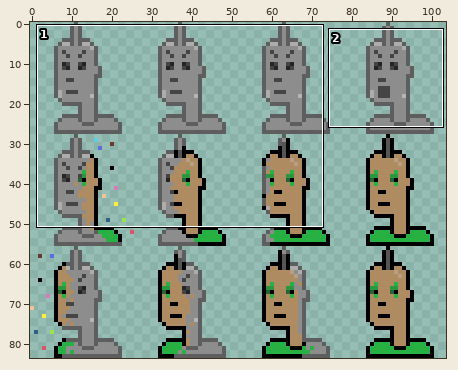
Edited in one commit: sprite sheet (public/sprites/1327/punk9007-all-sheet.png). The picture above shows the old version from afar; the outline marks the close-up.
Close-up. Before the commit:
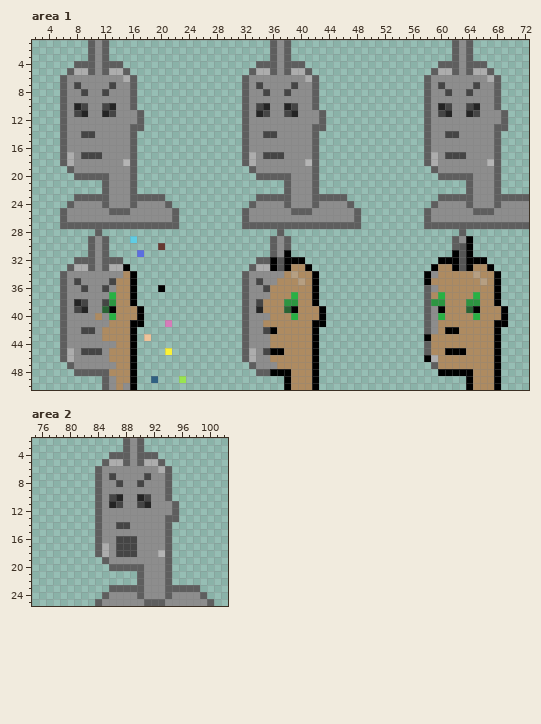
The file is 104x84 pixels. Colours within 5 levels of each other are drawn and written as one. Shown: area 1: x 2..72, y 1..50; area 2: x 75..102, y 2..25. The commit also changed other parts of the picture, which this record leaves out.
After:
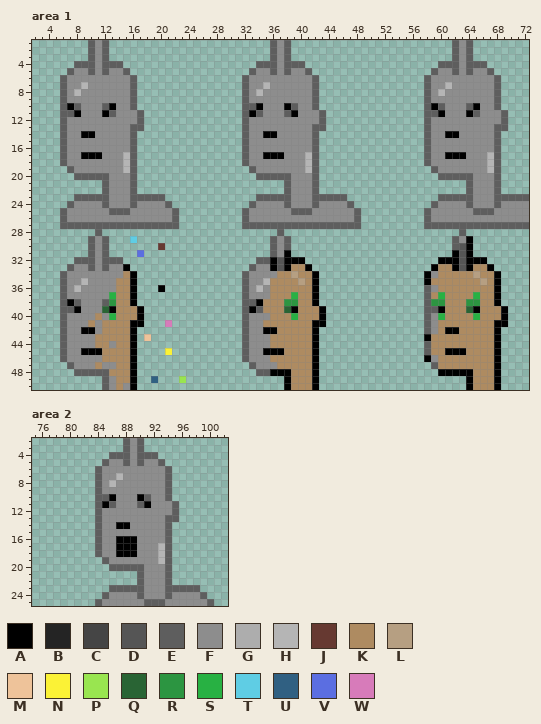
Palette (. is transparent): A #000000  B #242424  C #454545  D #555555  E #5e5e5e  F #8d8d8d  G #adadad  H #b5b5b5  J #663931  K #ae8b61  L #b69f82  M #eec39a  N #fbf236  P #99e550  Q #296434  R #2c9541  S #28b143  T #5fcde4  U #306082  V #5b6ee1  W #d77bba
Difference:
Area 1:
y 5: x 8..9 GG -> FF; x 13..14 GG -> FF; x 34..35 GG -> FF; x 39..40 GG -> FF; x 60..61 GG -> FF; x 65..66 GG -> FF
y 6: x 15 G -> F; x 41 G -> F; x 67 G -> F
y 7: x 8..9 CF -> FH; x 13 C -> F; x 34..35 CF -> FH; x 39 C -> F; x 60..61 CF -> FH; x 65 C -> F
y 8: x 8..9 FC -> HF; x 12 C -> F; x 34..35 FC -> HF; x 38 C -> F; x 60..61 FC -> HF; x 64 C -> F
y 10: x 7..9 FBC -> AEF; x 12..13 CB -> EA; x 33..35 FCB -> EAF; x 38..39 BC -> AE; x 59..61 FBC -> AEF; x 64..65 CB -> EA
y 11: x 7..9 FCB -> EAF; x 12..13 BC -> AE; x 33..35 FBC -> AEF; x 38..39 CB -> EA; x 59..61 FCB -> EAF; x 64..65 BC -> AE
y 14: x 9..10 CC -> AA; x 35..36 CC -> AA; x 61..62 CC -> AA
y 17: x 7 G -> F; x 9..11 CCC -> AAA; x 15 F -> H; x 33 G -> F; x 35..37 CCC -> AAA; x 41 F -> H; x 59 G -> F; x 61..63 CCC -> AAA; x 67 F -> H
y 18: x 7 G -> F; x 33 G -> F; x 59 G -> F
y 19: x 15 F -> H; x 41 F -> H; x 67 F -> H
y 33: x 8..9 GG -> FF; x 13..14 GG -> FF; x 34..35 GG -> FF
y 34: x 37 F -> K
y 35: x 8..9 CF -> FH; x 13 C -> F; x 34..36 CFF -> FHK
y 36: x 8..9 FC -> HF; x 12 C -> F; x 34..35 FC -> HF
y 38: x 7..9 FBC -> AEF; x 12 C -> E; x 33..34 FC -> EA
y 39: x 7..9 FCB -> EAF; x 33..34 FB -> AE; x 59 F -> E
y 41: x 10 F -> K; x 12 F -> K
y 42: x 9..10 CC -> AA; x 35 C -> A
y 43: x 11 F -> K
y 44: x 11..12 FF -> KK
y 45: x 7 G -> F; x 9..12 CCCF -> AAAK; x 33 G -> F; x 35 C -> A
y 46: x 7 G -> F; x 12 F -> K; x 33 G -> F; x 59 G -> F
y 47: x 11 F -> K
Area 2:
y 5: x 86..87 GG -> FF; x 91..92 GG -> FF
y 6: x 93 G -> F
y 7: x 86..87 CF -> FH; x 91 C -> F
y 8: x 86..87 FC -> HF; x 90 C -> F
y 10: x 85..87 FCB -> EAF; x 90..91 BC -> AE
y 11: x 85..87 FBC -> AEF; x 90..91 CB -> EA
y 14: x 87..88 CC -> AA
y 16: x 87..89 CCC -> AAA
y 17: x 85 G -> F; x 87..89 CCC -> AAA; x 93 F -> H
y 18: x 85 G -> F; x 87..89 CCC -> AAA
y 19: x 93 F -> H
Pixel boxes of the changes (left, top, right, bottom) in both close-ups:
changed: (67, 68, 130, 173)
changed: (249, 68, 312, 173)
changed: (431, 68, 494, 173)
changed: (67, 264, 123, 369)
changed: (249, 264, 284, 362)
changed: (431, 306, 438, 313)
changed: (431, 355, 438, 362)
changed: (102, 459, 165, 564)
